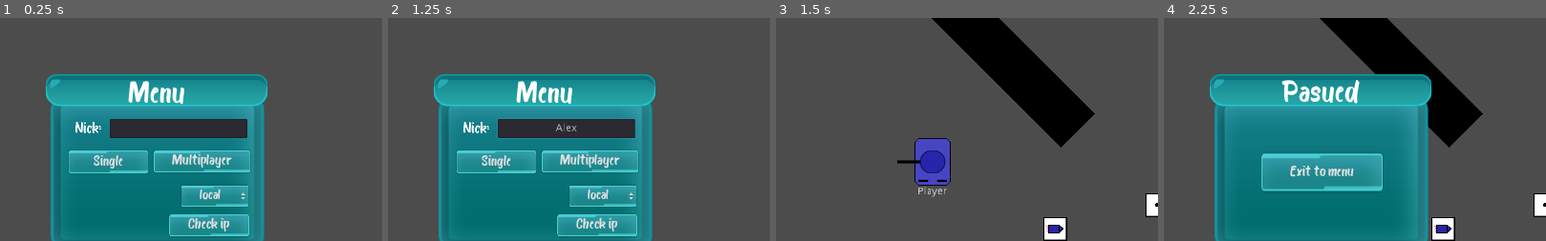
Above: before the commit, frames 1-4 (left to right).
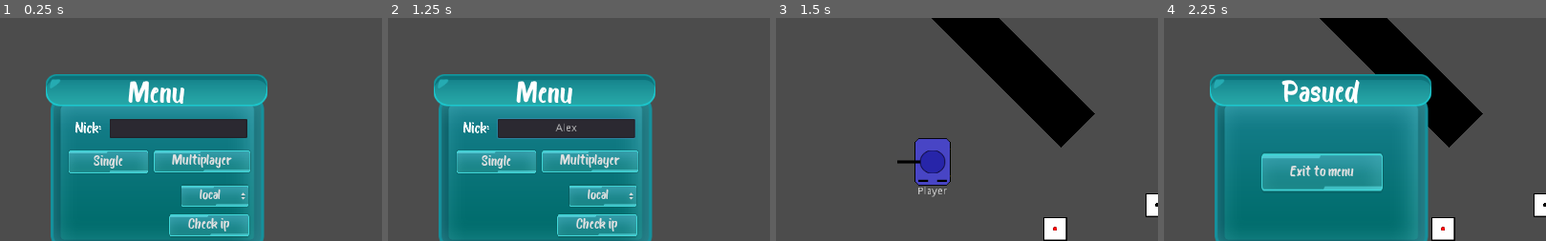
Above: after the commit, the same moments.

Repository: mm-102/godot_tanks
Game: Godot game, scene res://Main.tscn
Two runs of this game, one before a commit and one after it. Both use one fixed random seed, a clock stepped at 60 frames per second and the inputs below.
Inputs (mouse positions are % of the whole screen's width and height, from its top left):
- Up to frame 1 (0.25 s): no input
- Up to frame 2 (1.25 s): click (53, 42) at 0.52 s; type "Alex" at 0.6 s
- Up to frame 3 (1.5 s): click "Single" at 1.25 s
- Up to frame 4 (2.25 s): click (98, 3) at 2 s
The pictures show only the part of the screen within x 30-80%, y 18-68%; the shares and areas given below are measured in that part.

Frames 1-2 are identical in both runs. In frame 3, 0.1% of the frame differs, in the area x 70-76%, y 92-97%; in frame 4, 0.1%.

Commit message:
Add laser bullet

Diff:
--- a/Global/Ammunition.gd
+++ b/Global/Ammunition.gd
@@ -1,21 +1,23 @@
 extends Reference
 class_name Ammunition
 
-enum TYPES{BULLET, ROCKET, FRAG_BOMB, LASER}
+enum TYPES{BULLET, ROCKET, FRAG_BOMB, LASER, LASER_BULLET}
 
 
 const _ammo_tscn = {
 	TYPES.BULLET: preload("res://Player/Projectiles/Bullet.tscn"),
 	TYPES.ROCKET: preload("res://Player/Projectiles/Rocket.tscn"),
 	TYPES.FRAG_BOMB: preload("res://Player/Projectiles/FragBomb.tscn"),
-	TYPES.LASER: preload("res://Player/Projectiles/LaserBeam.tscn")
+	TYPES.LASER: preload("res://Player/Projectiles/LaserBeam.tscn"),
+	TYPES.LASER_BULLET: preload("res://Player/Projectiles/LaserBullet.tscn")
 }
 
 const _ammo_box_texture = {
 	TYPES.BULLET: preload("res://textures/bullet.png"),
 	TYPES.ROCKET: preload("res://textures/rocket.png"),
 	TYPES.FRAG_BOMB: preload("res://textures/bullet.png"),
-	TYPES.LASER: preload("res://textures/laser_box.png")
+	TYPES.LASER: preload("res://textures/laser_box.png"),
+	TYPES.LASER_BULLET: preload("res://textures/laser_bullet_box.png")
 }
 
 
--- a/Player/Player_GUI/GUI.gd
+++ b/Player/Player_GUI/GUI.gd
@@ -9,7 +9,8 @@
 const counters_tscn = {
 	Ammunition.TYPES.ROCKET : preload("res://Player/Player_GUI/RocketCounter.tscn"),
 	Ammunition.TYPES.FRAG_BOMB : preload("res://Player/Player_GUI/FragBombCounter.tscn"),
-	Ammunition.TYPES.LASER : preload("res://Player/Player_GUI/LaserCounter.tscn")
+	Ammunition.TYPES.LASER : preload("res://Player/Player_GUI/LaserCounter.tscn"),
+	Ammunition.TYPES.LASER_BULLET : preload("res://Player/Player_GUI/LaserBulletCounter.tscn")
 }
 
 onready var scores_node = $"Scoreboard/Scores"
--- /dev/null
+++ b/Player/Player_GUI/LaserBulletCounter.tscn
@@ -0,0 +1,15 @@
+[gd_scene load_steps=3 format=2]
+
+[ext_resource path="res://Player/Player_GUI/AmmoCounter.tscn" type="PackedScene" id=1]
+[ext_resource path="res://textures/laser_bullet_box.png" type="Texture" id=2]
+
+[node name="LaserBulletCounter" instance=ExtResource( 1 )]
+
+[node name="Icon" parent="Background" index="1"]
+margin_left = 10.0
+margin_top = 9.0
+margin_right = 50.0
+margin_bottom = 49.0
+rect_scale = Vector2( 0.5, 0.5 )
+texture = ExtResource( 2 )
+expand = true
--- /dev/null
+++ b/Player/Projectiles/LaserBullet.gd
@@ -0,0 +1,43 @@
+extends Projectile
+
+const BULLET_LENGTH = 50
+const MAX_BOUNCES = 15
+
+onready var ray = $RayCast2D
+onready var line = $Line2D
+
+
+func _integrate_forces(state):
+	var length_left = BULLET_LENGTH
+	rotation = 0
+
+	line.clear_points()
+	line.add_point(Vector2.ZERO)
+
+	ray.position = Vector2.ZERO
+	ray.cast_to = -state.linear_velocity.normalized() * length_left
+	ray.force_raycast_update()
+
+	for i in range(MAX_BOUNCES):
+		if !ray.is_colliding():
+			line.add_point(ray.cast_to + ray.position)
+			break
+
+		var collider = ray.get_collider()
+		var collision_point = ray.get_collision_point()
+		var collision_normal = ray.get_collision_normal()
+
+		line.add_point(to_local(ray.get_collision_point()))
+
+		if collider.is_in_group("Players") or collider.is_in_group("Corpse"):
+			break
+
+		if collision_normal == Vector2.ZERO:
+			break
+
+		length_left -= ray.to_local(collision_point).length()
+		ray.cast_to = ray.cast_to.bounce(collision_normal).normalized() * length_left
+		ray.position = to_local(collision_point) + ray.cast_to.normalized()
+		# move ray position a bit from collision point not to collide with the same point twice
+
+		ray.force_raycast_update()
--- /dev/null
+++ b/Player/Projectiles/LaserBullet.tscn
@@ -0,0 +1,53 @@
+[gd_scene load_steps=5 format=2]
+
+[ext_resource path="res://Player/Projectiles/LaserBullet.gd" type="Script" id=1]
+
+[sub_resource type="PhysicsMaterial" id=2]
+friction = 0.0
+bounce = 1.0
+
+[sub_resource type="CircleShape2D" id=1]
+radius = 8.0
+
+[sub_resource type="Environment" id=3]
+resource_local_to_scene = true
+background_mode = 4
+glow_enabled = true
+glow_intensity = 0.45
+glow_strength = 0.84
+glow_blend_mode = 0
+glow_hdr_threshold = 1.5
+glow_bicubic_upscale = true
+
+[node name="LaserBullet" type="RigidBody2D" groups=["Projectiles"]]
+collision_layer = 2
+collision_mask = 7
+physics_material_override = SubResource( 2 )
+gravity_scale = 0.0
+linear_damp = 0.0
+script = ExtResource( 1 )
+
+[node name="CollisionShape2D" type="CollisionShape2D" parent="."]
+scale = Vector2( 0.5, 0.5 )
+shape = SubResource( 1 )
+
+[node name="Line2D" type="Line2D" parent="."]
+width = 4.0
+default_color = Color( 1.5, 0, 0, 1 )
+joint_mode = 2
+begin_cap_mode = 2
+end_cap_mode = 2
+
+[node name="RayCast2D" type="RayCast2D" parent="."]
+enabled = true
+collision_mask = 7
+
+[node name="LifeTime" type="Timer" parent="."]
+wait_time = 10.0
+one_shot = true
+autostart = true
+
+[node name="WorldEnvironment" type="WorldEnvironment" parent="."]
+environment = SubResource( 3 )
+
+[connection signal="timeout" from="LifeTime" to="." method="_on_LifeTime_timeout"]
--- a/Singleplayer.tscn
+++ b/Singleplayer.tscn
@@ -40,6 +40,7 @@
 
 [node name="AmmoBox2" parent="Objects" instance=ExtResource( 3 )]
 position = Vector2( 398, 452 )
+type = 4
 
 [node name="AmmoBox3" parent="Objects" instance=ExtResource( 3 )]
 position = Vector2( 582, 519 )
Binary file added: textures/laser_bullet_box.png
Not shown, added: textures/laser_bullet_box.png.import
